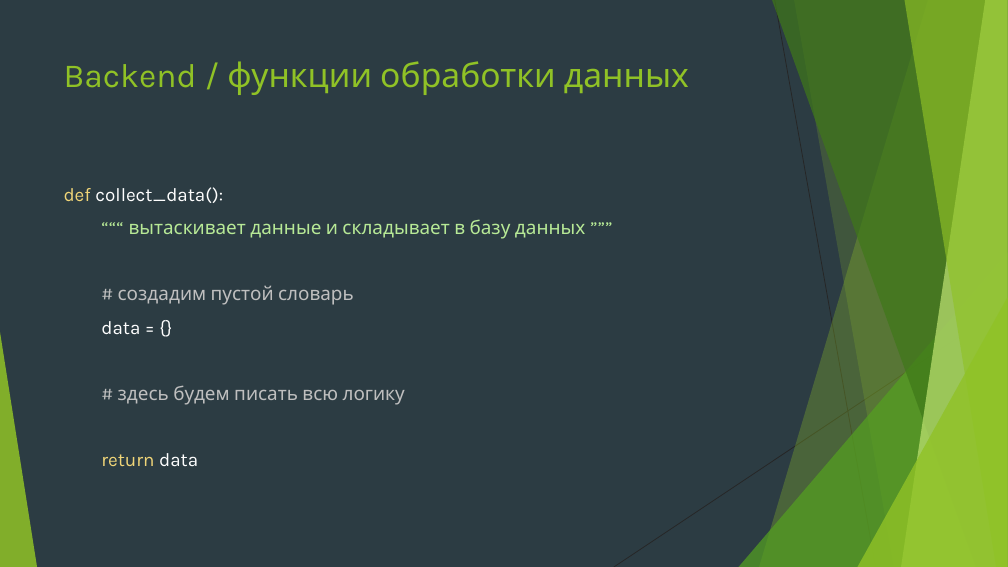
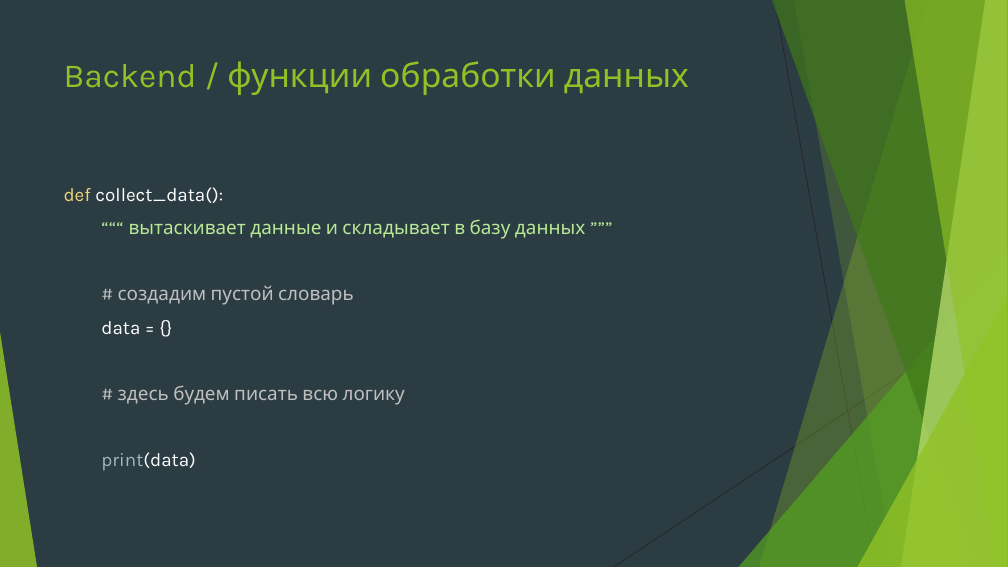
Before and after one commit to Yegor9151/for_corund, a slide deck: slide 3 of course_project_for_korund/ver 1.1/уроки/урок 7.pptx. Drawn at 1008x567 pixels with LibreOffice and Linux fonts; fonts in the diff are those of the drawing. Boxes give left, top, right and bottom in pixels: in the first picture for what was removed or moved away, otherwise in the second. Text is boxed around its words. In the diff, an @@ line names an element or a change of style, - is before the commit and + after.

```diff
--- a/course_project_for_korund/ver 1.1/уроки/урок 7.pptx
+++ b/course_project_for_korund/ver 1.1/уроки/урок 7.pptx
@@ text at box(101, 452, 196, 471): text changed; text colour #F0D578 to #FFFFFF @@
-return data
+print(data)
```
Also in this commit, not shown: 4 other slides changed, 6 slides added.
